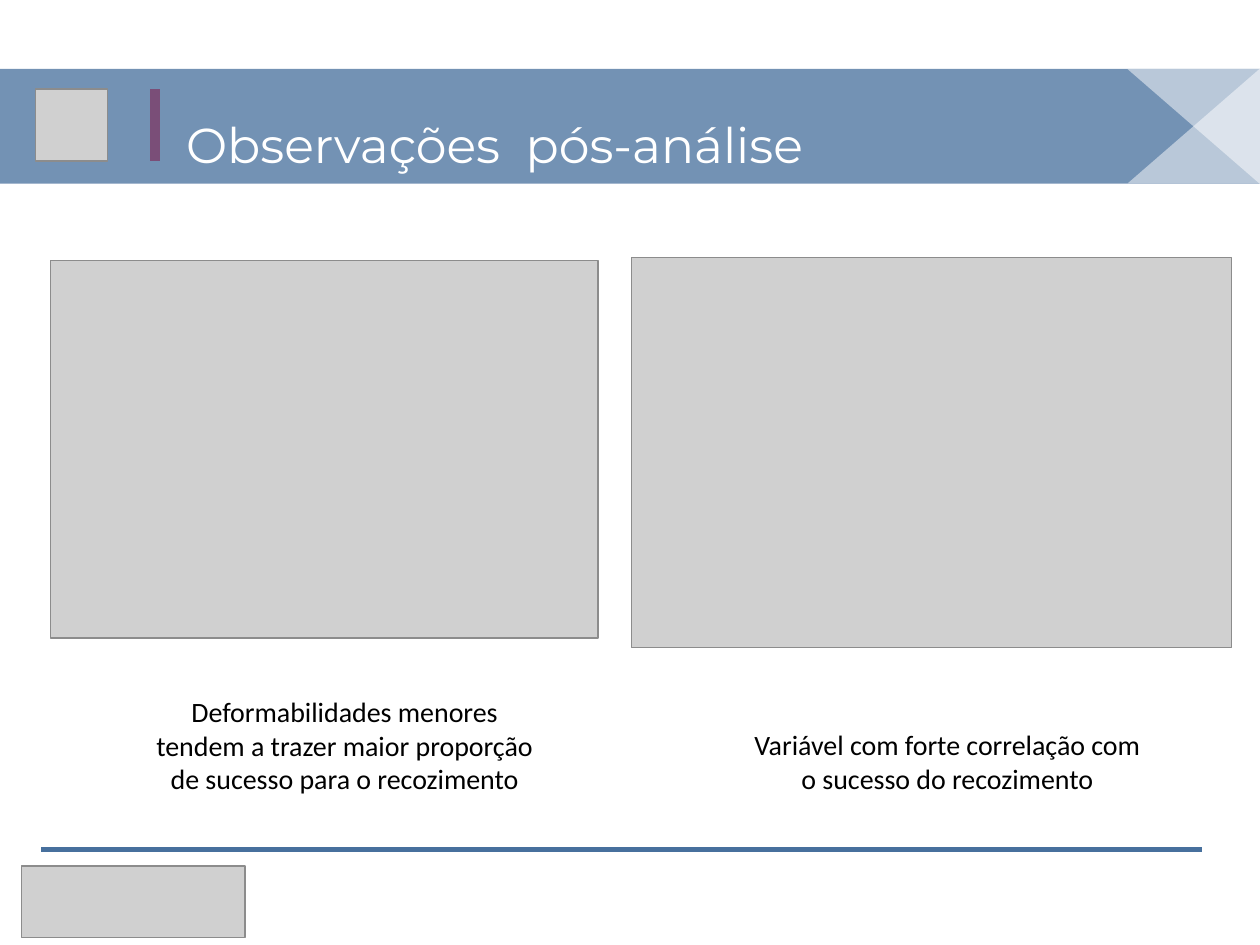
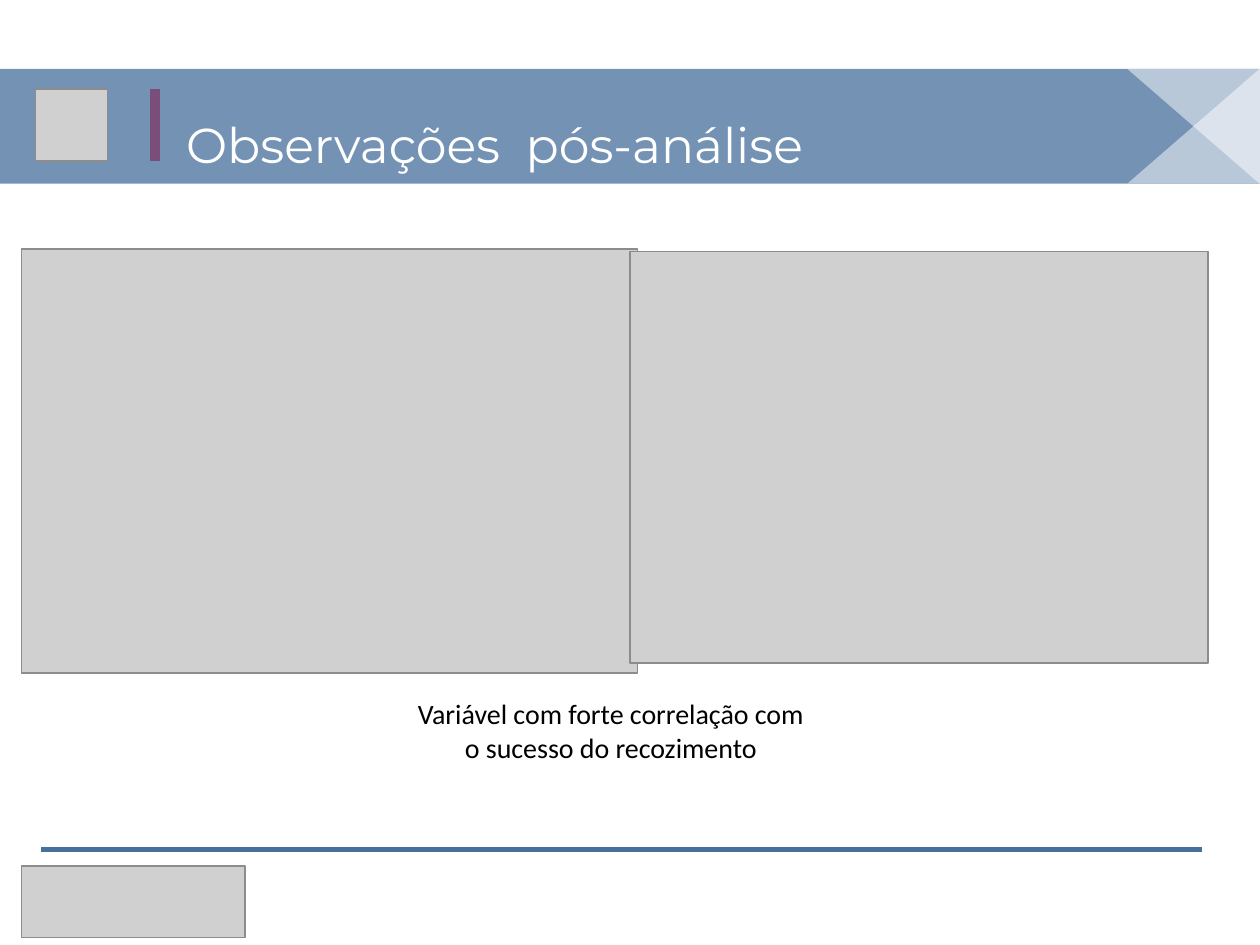
Before and after one commit to tiagottmoraes/ETL-and-EDA---Admission-test, a slide deck: slide 3 of 3. Comunicação dos resultados.pptx. Drawn at 1260x945 pixels with LibreOffice and Linux fonts; fonts in the diff are those of the drawing; grey boxes stand for pictures. Boxes give left, top, right and bottom in pixels: in the first picture for what was removed or moved away, otherwise in the second. Text is boxed around its words. In the diff, an @@ line names an element or a change of style, - is before the commit and + after.

```diff
--- a/3. Comunicação dos resultados.pptx
+++ b/3. Comunicação dos resultados.pptx
@@ picture: place and size @@
-picture at [50,261,597,639]
+picture at [21,249,638,673]
@@ picture: place and size @@
-picture at [631,257,1232,648]
+picture at [630,252,1208,663]
@@ text removed at [156,702,533,794] @@
-Deformabilidades menores tendem a trazer maior proporção de sucesso para o recozimento
@@ text "Variável com forte correlação com ...": place and size @@
-text "Variável com forte correlação com ..." at [754,735,1140,790]
+text "Variável com forte correlação com ..." at [418,704,804,759]
```
Also in this commit, not shown: 3 other slides changed, 3 other files.
